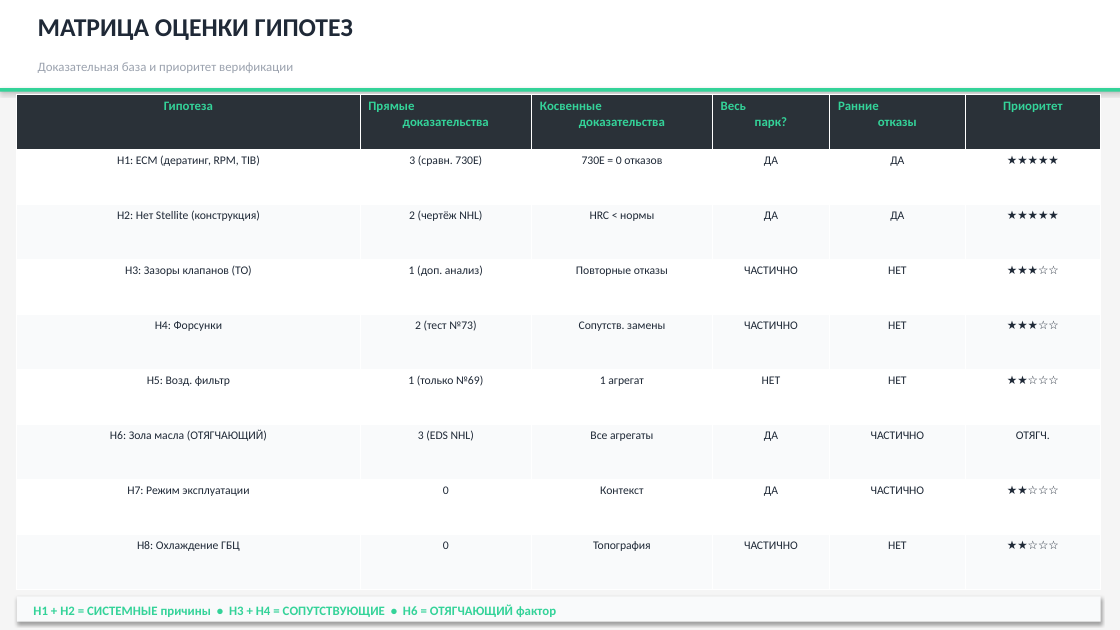
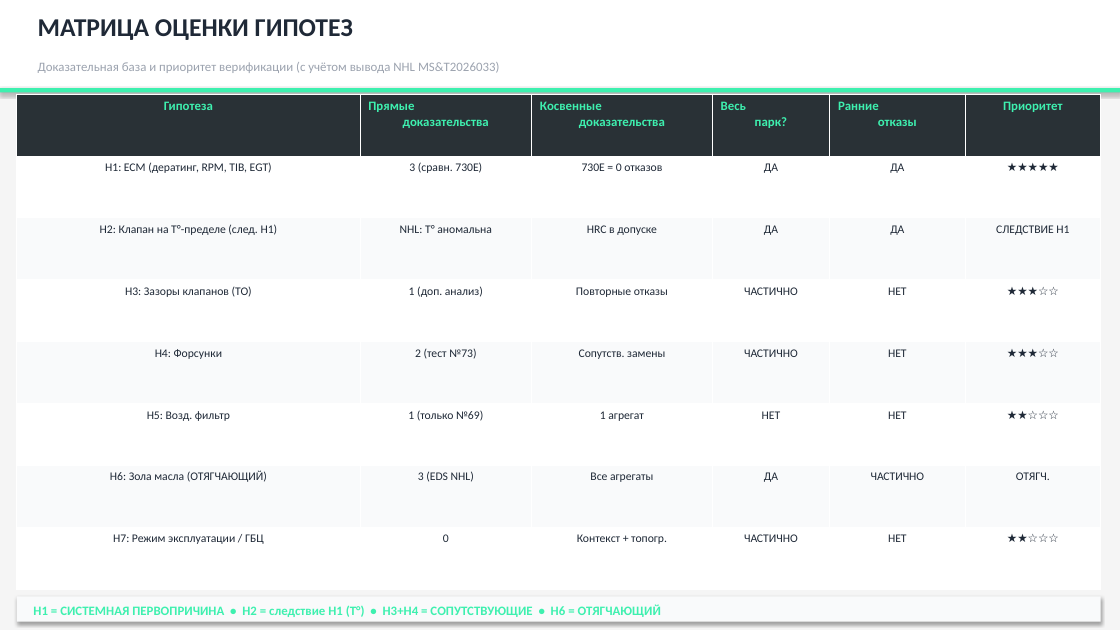
Before and after one commit to victorekuznetsov/NTE200, a slide deck: slide 19 of Презентация_анализ_клапанов_QSK50_NTE200.pptx (slide 16 before the commit). Drawn at 1120x630 pixels with LibreOffice and Linux fonts; fonts in the diff are those of the drawing. Boxes give left, top, right and bottom in pixels: in the first picture for what was removed or moved away, otherwise in the second. Text is boxed around its words. In the diff, an @@ line names an element or a change of style, - is before the commit and + after.

```diff
--- a/Презентация_анализ_клапанов_QSK50_NTE200.pptx
+++ b/Презентация_анализ_клапанов_QSK50_NTE200.pptx
@@ rectangle at box(0, 88, 1120, 92): fill #34D399 to #3EF0AF @@
@@ text at box(38, 62, 499, 73): text changed @@
-Доказательная база и приоритет верификации
+Доказательная база и приоритет верификации (с учётом вывода NHL MS&T2026033)
@@ table at box(17, 94, 1100, 590) @@
-row 2, column 1: H1: ECM (дератинг, RPM, TIB)
+row 2, column 1: H1: ECM (дератинг, RPM, TIB, EGT)
-row 3: H2: Нет Stellite (конструкция) | 2 (чертёж NHL) | HRC < нормы | ДА | ДА | ★★★★★
+row 3: H2: Клапан на T°-пределе (след. H1) | NHL: T° аномальна | HRC в допуске | ДА | ДА | СЛЕДСТВИЕ H1
-row 8: H7: Режим эксплуатации | 0 | Контекст | ДА | ЧАСТИЧНО | ★★☆☆☆
-row 9: H8: Охлаждение ГБЦ | 0 | Топография | ЧАСТИЧНО | НЕТ | ★★☆☆☆
+row 8: H7: Режим эксплуатации / ГБЦ | 0 | Контекст + топогр. | ЧАСТИЧНО | НЕТ | ★★☆☆☆
@@ text at box(33, 604, 661, 617): text changed; text colour #34D399 to #3EF0AF @@
-H1 + H2 = СИСТЕМНЫЕ причины • H3 + H4 = СОПУТСТВУЮЩИЕ • H6 = ОТЯГЧАЮЩИЙ фактор
+H1 = СИСТЕМНАЯ ПЕРВОПРИЧИНА • H2 = следствие H1 (T°) • H3+H4 = СОПУТСТВУЮЩИЕ • H6 = ОТЯГЧАЮЩИЙ
```
Also in this commit, not shown: 18 other slides changed, 4 slides added, 1 slide removed, 3 other files.
